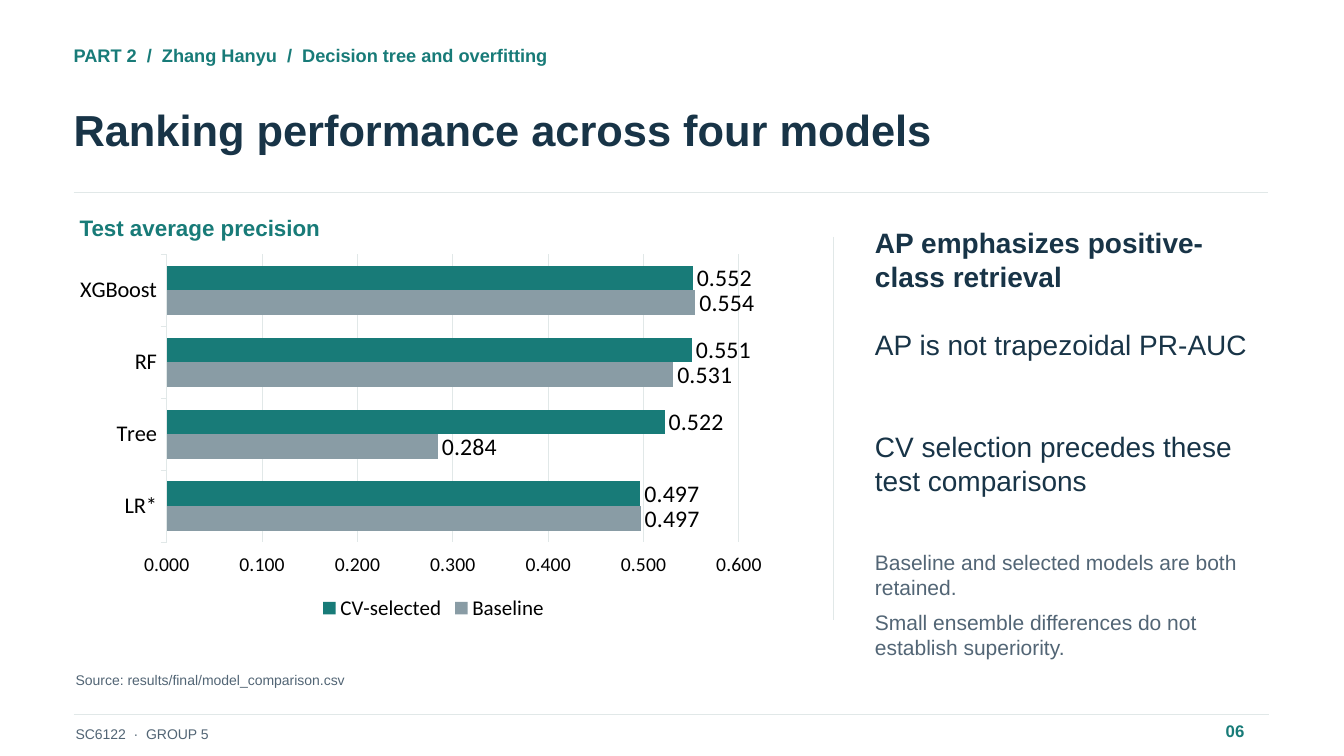
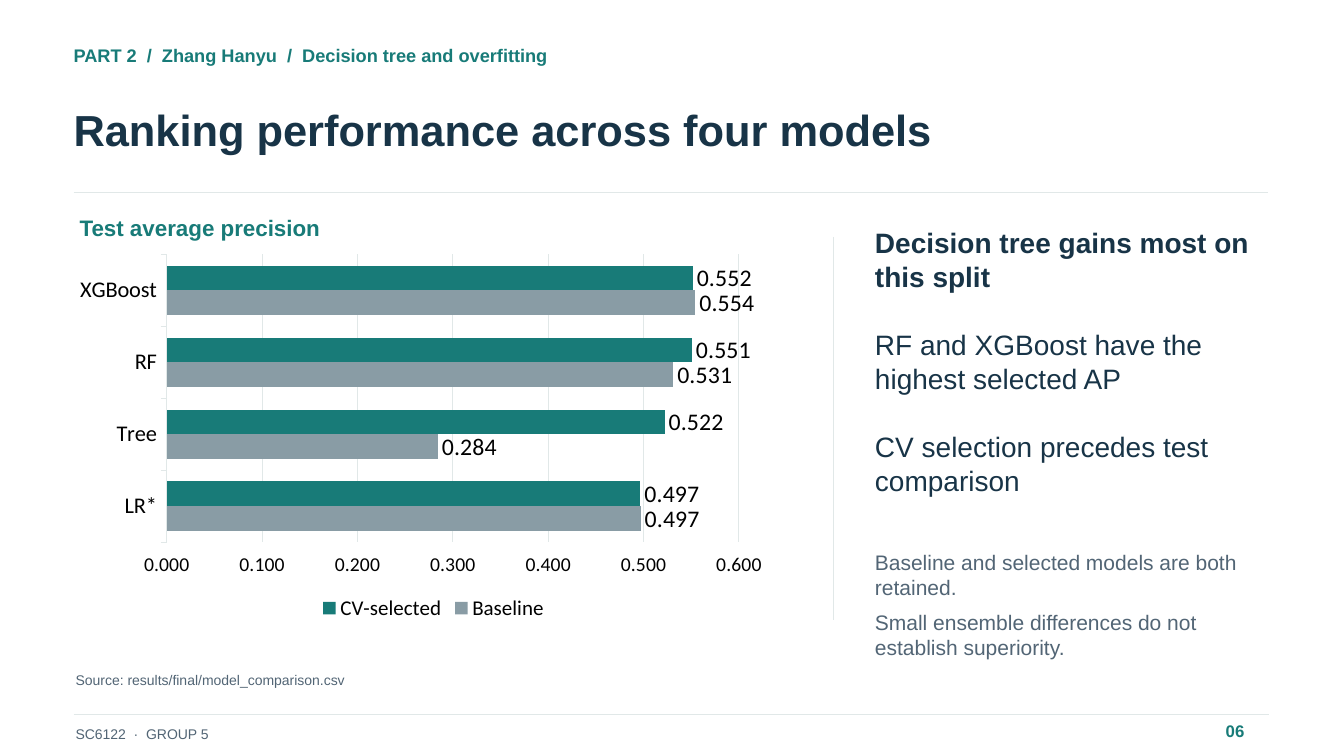
Before and after one commit to IcantFind-a-username/-SC6122-Group5-Credit-Default, a slide deck: slide 6 of submission/Group5_Presentation.pptx. Drawn at 1344x756 pixels with LibreOffice and Linux fonts; fonts in the diff are those of the drawing. Boxes give left, top, right and bottom in pixels: in the first picture for what was removed or moved away, otherwise in the second. Text is boxed around its words. In the diff, an @@ line names an element or a change of style, - is before the commit and + after.

```diff
--- a/submission/Group5_Presentation.pptx
+++ b/submission/Group5_Presentation.pptx
@@ text at (875,232,1248,292): text changed @@
-AP emphasizes positive-class retrieval
+Decision tree gains most on this split
@@ text at (875,334,1202,394): text changed @@
-AP is not trapezoidal PR-AUC
+RF and XGBoost have the highest selected AP
@@ text at (875,436,1208,496): text changed @@
-CV selection precedes these test comparisons
+CV selection precedes test comparison
```
Also in this commit, not shown: 8 other files.
